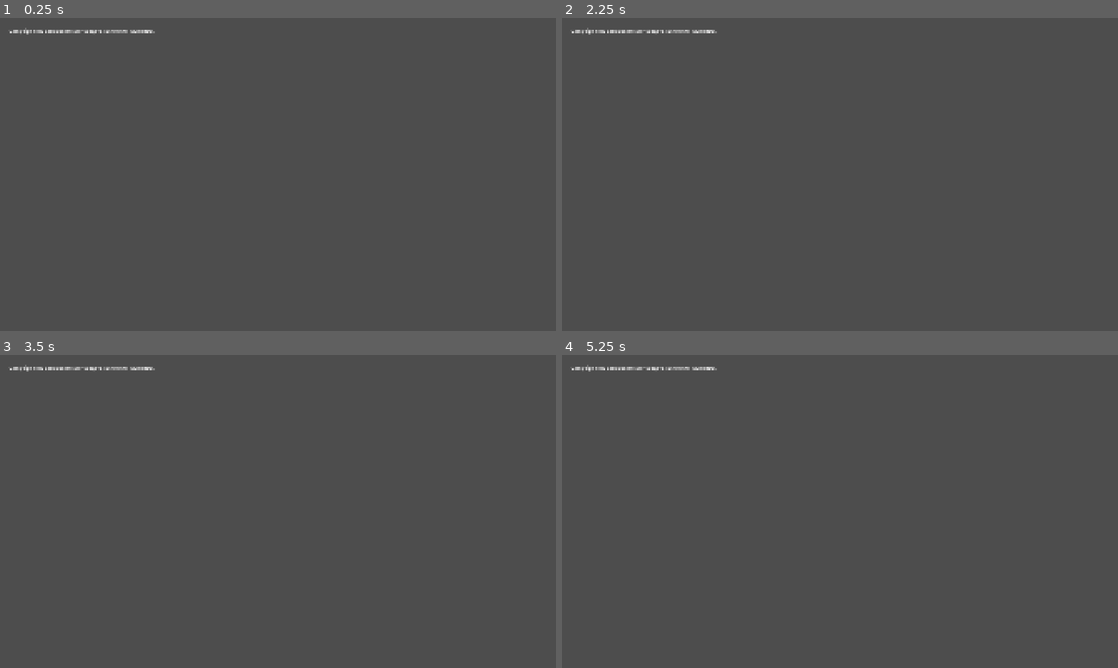
Above: before the commit, frames 1-4 (two rows, left to right).
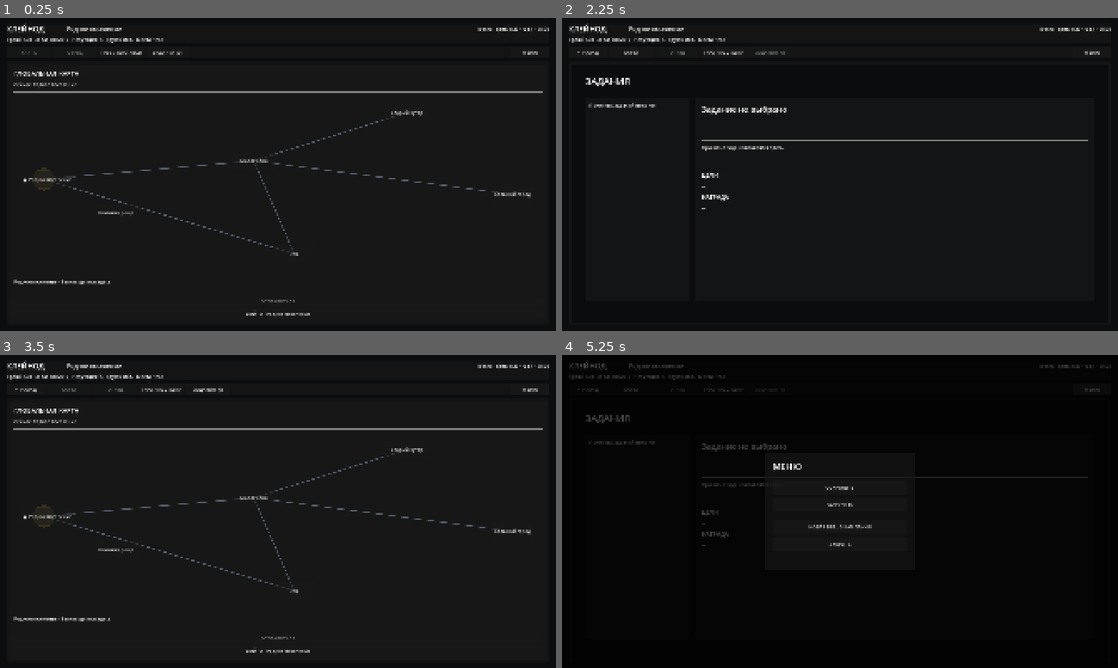
Above: after the commit, the same moments.

Repository: DanilNikolin/kleynod-steppe-frontier
Game: Godot game, scene res://scenes/campaign/campaign_sandbox.tscn
Same seed, same stepped clock (60 frames per second), same inputs: the game is played once before the commit and once after it.
Inputs (mouse positions are in pixels of both pictures, inside the frame that each line leads up to):
- Up to frame 1 (0.25 s): no input
- Up to frame 2 (2.25 s): click (684, 52) at 0.5 s, where only the run after the commit has a clickable "ГРУЗ / ПОСТАВКИ"; click (589, 52) at 1.25 s, where only the run after the commit has a clickable "← НАЗАД"; click (728, 52) at 2 s, where only the run after the commit has a clickable "ЗАДАНИЯ (0)"
- Up to frame 3 (3.5 s): click (66, 389) at 2.75 s, where only the run after the commit has a clickable "КАРТА"
- Up to frame 4 (5.25 s): click (723, 389) at 3.5 s, where only the run after the commit has a clickable "ГРУЗ / ПОСТАВКИ"; click (767, 389) at 4.25 s, where only the run after the commit has a clickable "ЗАДАНИЯ (0)"; click (1090, 389) at 5 s, where only the run after the commit has a clickable "МЕНЮ"

The runs differ from the first frame. In frame 1, 99% of the frame differs, in the area x 0-100%, y 0-100%; in frame 2, 100%; in frame 3, 99%; in frame 4, 100%.

Commit message:
fix(campaign): restore home_forge_site interaction definition and hide presentation plate

Diff:
--- a/content/world/debug/local/debug_home_local_location.tres
+++ b/content/world/debug/local/debug_home_local_location.tres
@@ -43,6 +43,14 @@
 description = "Бродячий мастер: берётся за крыши и стропила, а за словом в карман не лезет."
 local_position = Vector2(3744, 389)
 
+[sub_resource type="Resource" id="ForgeSite"]
+script = ExtResource("2_interaction")
+interaction_id = &"home_forge_site"
+display_name = "Место будущей кузницы"
+description = "Пустой участок степи, где можно возвести мастерскую кузнеца."
+local_position = Vector2(2500, 700)
+action_labels = PackedStringArray("Осмотреть место")
+
 [resource]
 script = ExtResource("1_location")
 local_location_id = &"debug_home_local"
@@ -51,4 +59,4 @@
 reference_size = Vector2(8727, 1200)
 view_width = 1920.0
 visual_scene_path = "res://scenes/campaign/local_location/home_visual_stage.tscn"
-interactions = Array[ExtResource("2_interaction")]([SubResource("Carpenter"), SubResource("CentralCamp"), SubResource("PartyShelter"), SubResource("CommonShelter"), SubResource("ResidentBlacksmith")])
+interactions = Array[ExtResource("2_interaction")]([SubResource("Carpenter"), SubResource("CentralCamp"), SubResource("PartyShelter"), SubResource("CommonShelter"), SubResource("ForgeSite"), SubResource("ResidentBlacksmith")])
--- a/presentation/campaign/local_location/campaign_local_location_panel.gd
+++ b/presentation/campaign/local_location/campaign_local_location_panel.gd
@@ -1365,6 +1365,8 @@
 			definition.resident_id
 		] = resident_state.is_at_home()
 
+	overrides[&"home_forge_site"] = false
+
 	_canvas.set_interaction_visibility_overrides(
 		overrides
 	)
--- a/scenes/campaign/local_location/home_visual_stage.tscn
+++ b/scenes/campaign/local_location/home_visual_stage.tscn
@@ -145,6 +145,8 @@
 [node name="BuildingVisual" type="Node2D" parent="WorldContent/BuildSites/ForgeSite" unique_id=210000052]
 
 [node name="Forge" parent="WorldContent/BuildSites/ForgeSite/BuildingVisual" unique_id=210000053 instance=ExtResource("12_forge")]
+position = Vector2(-105, -47.999992)
+scale = Vector2(0.615, 0.615)
 
 [node name="Buildings" type="Node2D" parent="WorldContent" unique_id=210000010]
 
--- a/scenes/campaign/local_location/objects/forge.tscn
+++ b/scenes/campaign/local_location/objects/forge.tscn
@@ -1,15 +1,16 @@
-[gd_scene format=3 uid="uid://dforgeobjectscene"]
+[gd_scene format=3 uid="uid://iiap0xfjwuk1"]
 
 [ext_resource type="Script" uid="uid://cl0mishnroqgk" path="res://presentation/campaign/local_location/local_buildable_visual.gd" id="1_buildable"]
 [ext_resource type="Script" uid="uid://brr3u1m3cdqam" path="res://presentation/campaign/local_location/local_construction_stage_visual.gd" id="2_stage"]
 [ext_resource type="PackedScene" uid="uid://do66edvroxke8" path="res://scenes/campaign/local_location/effects/construction_ambient.tscn" id="3_ambient"]
 [ext_resource type="PackedScene" uid="uid://btnqmvkc71wgj" path="res://scenes/campaign/local_location/effects/construction_transition_fx.tscn" id="4_transition"]
+[ext_resource type="Texture2D" uid="uid://dk53ib1iw4br3" path="res://Graphics/home_village/forge/construction/Кузня.png" id="5_63s6x"]
 [ext_resource type="Script" uid="uid://dj0vx218bbmw0" path="res://presentation/campaign/local_location/intermittent_detail_animation.gd" id="5_intermittent"]
 
 [sub_resource type="SpriteFrames" id="SpriteFrames_forge_construction_detail"]
 animations = [{
 "frames": [],
-"loop": false,
+"loop": 0,
 "name": &"idle",
 "speed": 5.0
 }]
@@ -17,58 +18,57 @@
 [sub_resource type="SpriteFrames" id="SpriteFrames_forge_built_detail"]
 animations = [{
 "frames": [],
-"loop": true,
+"loop": 1,
 "name": &"base_idle",
 "speed": 5.0
 }, {
 "frames": [],
-"loop": false,
+"loop": 0,
 "name": &"idle",
 "speed": 5.0
 }, {
 "frames": [],
-"loop": false,
+"loop": 0,
 "name": &"idle_2",
 "speed": 5.0
 }]
 
-[node name="Forge" type="Node2D"]
+[node name="Forge" type="Node2D" unique_id=565658640]
 script = ExtResource("1_buildable")
 
-[node name="Construction" type="Node2D" parent="."]
+[node name="Construction" type="Node2D" parent="." unique_id=1614974099]
 
-[node name="Stage30" type="Sprite2D" parent="Construction"]
+[node name="Stage30" type="Sprite2D" parent="Construction" unique_id=1624157524]
 script = ExtResource("2_stage")
 
-[node name="DetailAnimation" type="Node2D" parent="Construction/Stage30"]
+[node name="DetailAnimation" type="Node2D" parent="Construction/Stage30" unique_id=9797649]
 
-[node name="Visual" type="AnimatedSprite2D" parent="Construction/Stage30/DetailAnimation"]
+[node name="Visual" type="AnimatedSprite2D" parent="Construction/Stage30/DetailAnimation" unique_id=920596225]
 sprite_frames = SubResource("SpriteFrames_forge_construction_detail")
 animation = &"idle"
 
-[node name="IntermittentController" type="Node" parent="Construction/Stage30/DetailAnimation"]
+[node name="IntermittentController" type="Node" parent="Construction/Stage30/DetailAnimation" unique_id=1805861198]
 script = ExtResource("5_intermittent")
 animated_sprite_path = NodePath("../Visual")
-animation_name = &"idle"
 
-[node name="Ambient" parent="Construction" instance=ExtResource("3_ambient")]
+[node name="Ambient" parent="Construction" unique_id=1639963480 instance=ExtResource("3_ambient")]
 
-[node name="Built" type="Node2D" parent="."]
+[node name="Built" type="Node2D" parent="." unique_id=47334503]
 
-[node name="Visual" type="Node2D" parent="Built"]
+[node name="Visual" type="Node2D" parent="Built" unique_id=1952348115]
 
-[node name="Base" type="Sprite2D" parent="Built/Visual"]
+[node name="Base" type="Sprite2D" parent="Built/Visual" unique_id=387620770]
+texture = ExtResource("5_63s6x")
 
-[node name="DetailAnimation" type="Node2D" parent="Built/Visual"]
+[node name="DetailAnimation" type="Node2D" parent="Built/Visual" unique_id=197706535]
 
-[node name="Visual" type="AnimatedSprite2D" parent="Built/Visual/DetailAnimation"]
+[node name="Visual" type="AnimatedSprite2D" parent="Built/Visual/DetailAnimation" unique_id=1000485319]
 sprite_frames = SubResource("SpriteFrames_forge_built_detail")
 animation = &"base_idle"
 
-[node name="IntermittentController" type="Node" parent="Built/Visual/DetailAnimation"]
+[node name="IntermittentController" type="Node" parent="Built/Visual/DetailAnimation" unique_id=1160996564]
 script = ExtResource("5_intermittent")
 animated_sprite_path = NodePath("../Visual")
-base_animation_name = &"base_idle"
 animation_names = Array[StringName]([&"idle", &"idle_2"])
 animation_weights = PackedFloat32Array(2, 1)
 initial_min_pause = 1.0
@@ -77,6 +77,5 @@
 max_pause = 7.0
 playback_speed_min = 0.95
 playback_speed_max = 1.05
-enabled = true
 
-[node name="TransitionFX" parent="." instance=ExtResource("4_transition")]
+[node name="TransitionFX" parent="." unique_id=1013929902 instance=ExtResource("4_transition")]
Not shown: 1 places in scenes/campaign/local_location/home_visual_stage.tscn that only renumber resources
